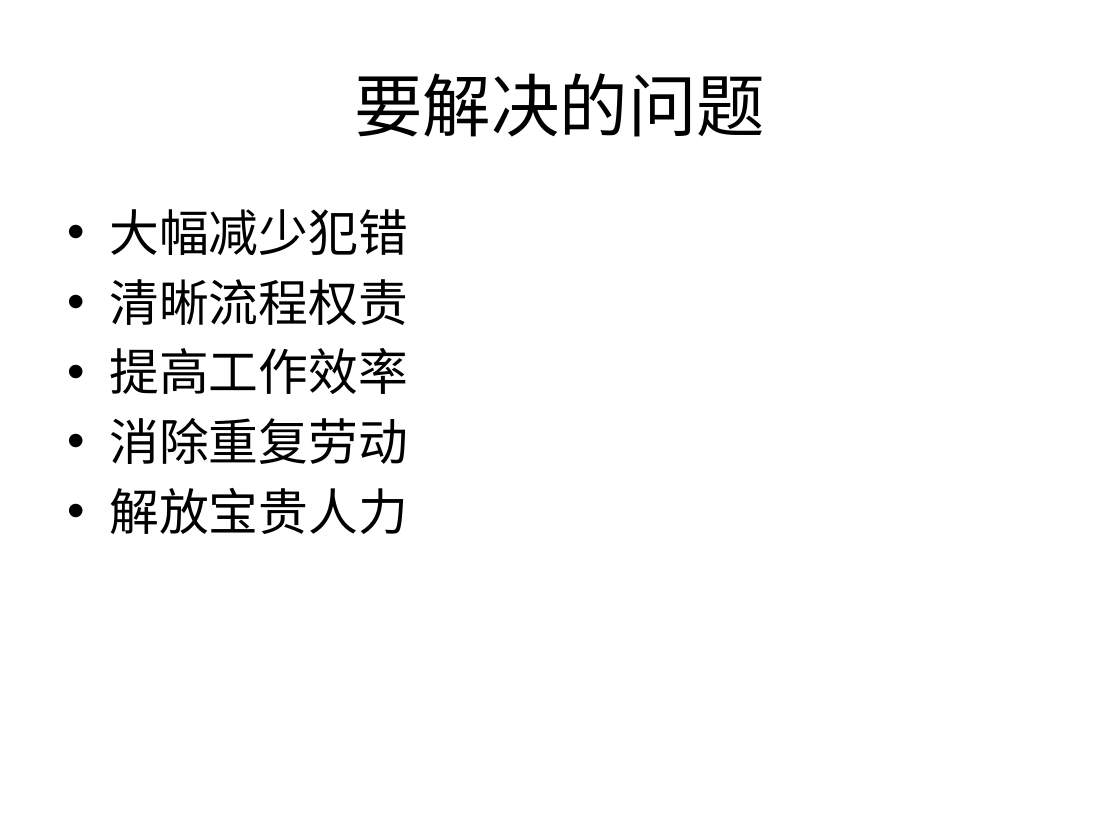
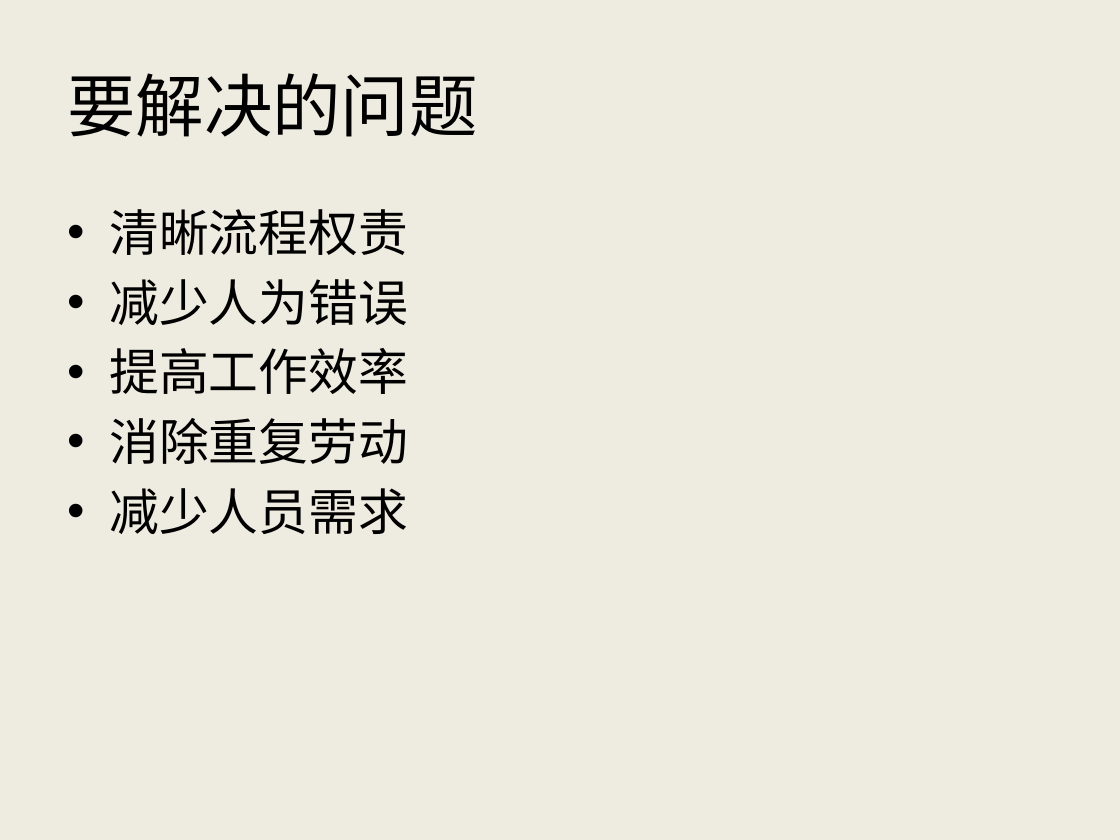
Before and after one commit to AlecSPb/PMS, a slide deck: slide 2 of PMSClient/Resource/Files/pmshelp_ch.pptx. Drawn at 1120x840 pixels with LibreOffice and Linux fonts; fonts in the diff are those of the drawing. Boxes give left, top, right and bottom in pixels: in the first picture for what was removed or moved away, otherwise in the second. Text is boxed around its words. In the diff, an @@ line names an element or a change of style, - is before the commit and + after.

```diff
--- a/PMSClient/Resource/Files/pmshelp_ch.pptx
+++ b/PMSClient/Resource/Files/pmshelp_ch.pptx
@@ background #FFFFFF to #EEECE1 @@
@@ title "要解决的问题" at [67,73,478,137]: alignment centre to left @@
@@ text at [109,209,408,255]: paragraph removed @@
-• 大幅减少犯错
@@ text at [109,279,408,325]: paragraph added @@
+• 减少人为错误
@@ text at [109,488,408,534]: text changed @@
-• 解放宝贵人力
+• 减少人员需求
```
Also in this commit, not shown: 10 other slides changed, 2 slides added, 1 slide removed, 11 other files.
